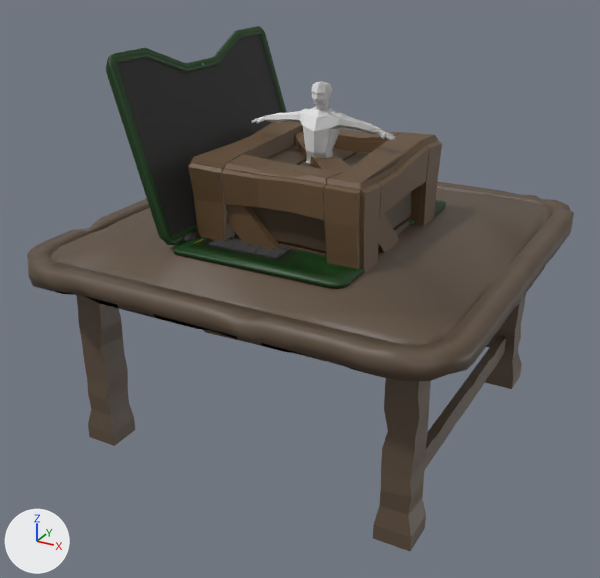
The glTF model frontend/public/models/Dummy (No Rigs).glb: old version first, new version second.
Camera for both pictures: a 50 mm camera at (4.25, -8.2, 3.38) aimed at (-0.09, -0.31, -0.57). Lighting does not change. The marker at lower left points along +X, +Y and +Z. The older version comes first. Where no turn or scale is listed for an object, it has been applied to the vertices.

In view in the first picture: 'Base', 'Crate', 'Cube', 'Cube.001', 'Cube.002', 'Dummy (w/out rig)', 'Keyboard_Left', 'Laptop_Screen'.
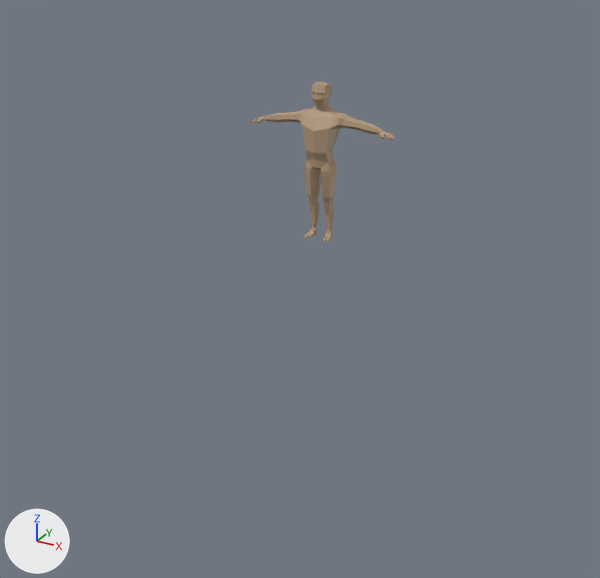
Boxes [x1, y1, x2, y2] around the edits, measured in the pictures (600 x 578 px):
'Cube', deleted (brown): before [27, 181, 574, 382]
    faces in mat_material_002 (brown #5c4c3d): [27, 181, 574, 382]
    faces in mat_material_003 (brown #615040): [55, 206, 550, 345]
    faces in mat_material_004 (brown #352e25): [31, 246, 561, 376]
'Crate', deleted (brown): before [188, 122, 442, 366]
    faces in mat_material_008 (brown #624b32): [188, 122, 442, 366]
    faces in mat_material_009 (brown #4a3b2c): [234, 144, 411, 256]
'Laptop_Screen', deleted (black): before [118, 34, 282, 236]
'Cube.001', deleted: before [76, 294, 526, 551]
'Base', deleted: before [106, 26, 446, 288]
'Dummy (w/out rig)', recoloured (white to beige): [252, 81, 395, 164] in both
'Cube.002', deleted: before [425, 336, 506, 469]
'Keyboard_Left', deleted: before [209, 236, 290, 258]

The change, as a diff of the scene's bpy script:
```diff
--- a/frontend/public/models/Dummy (No Rigs).glb.py
+++ b/frontend/public/models/Dummy (No Rigs).glb.py
@@ mat_material_001 @@
 mat_material_001 = principled_material('Material.001')
-mat_material_001.base_color = (0.107, 0.0723, 0.0467)  # brown #5c4c3d
+mat_material_001.base_color = (0.451, 0.319, 0.198)  # beige #b3997b
@@ me_cube_012 @@
 me_cube_012.from_pydata(...)  # 457 vertices, 914 faces; spans x -0.9..0.9, y -0.15..0.17, z 0.0..1.8
+me_cube_012.materials.append(mat_material_001)  # beige #b3997b
@@ ob_base @@
-ob_base = bpy.data.objects.new('Base', me_cube_002)
-ob_base.location = (0.0, 0.0, 0.0)
@@ ob_keyboard_left @@
-ob_keyboard_left = bpy.data.objects.new('Keyboard_Left', me_cube_090)
-ob_keyboard_left.location = (-0.24, -0.55, 0.17)
-ob_keyboard_left.rotation_euler = (0.0, 0.0, 3.142)  # degrees (0, 0, 180)
-ob_keyboard_left.scale = (-0.062, -0.124, -0.0105)
@@ ob_laptop_screen @@
-ob_laptop_screen = bpy.data.objects.new('Laptop_Screen', me_cube_121)
-ob_laptop_screen.location = (-1.51, 0.0, 1.12)
@@ ob_cube @@
-ob_cube = bpy.data.objects.new('Cube', me_cube)
-ob_cube.location = (0.0, 0.0, 0.0)
@@ ob_cube_001 @@
-ob_cube_001 = bpy.data.objects.new('Cube.001', me_cube_001)
-ob_cube_001.location = (0.0, 0.0, 0.0)
@@ ob_cube_002 @@
-ob_cube_002 = bpy.data.objects.new('Cube.002', me_cube_004)
-ob_cube_002.location = (0.0, 0.0, 0.0)
@@ ob_crate @@
-ob_crate = bpy.data.objects.new('Crate', me_cube_007)
-ob_crate.location = (0.0, 0.0, 0.0)
```
